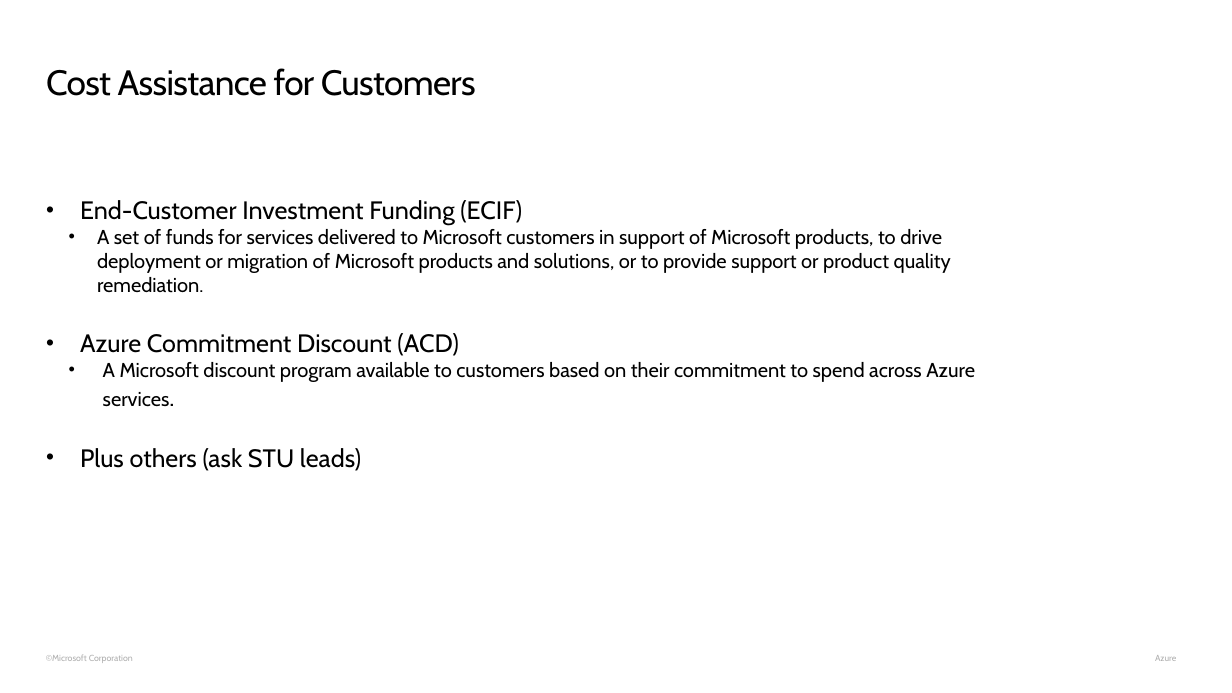
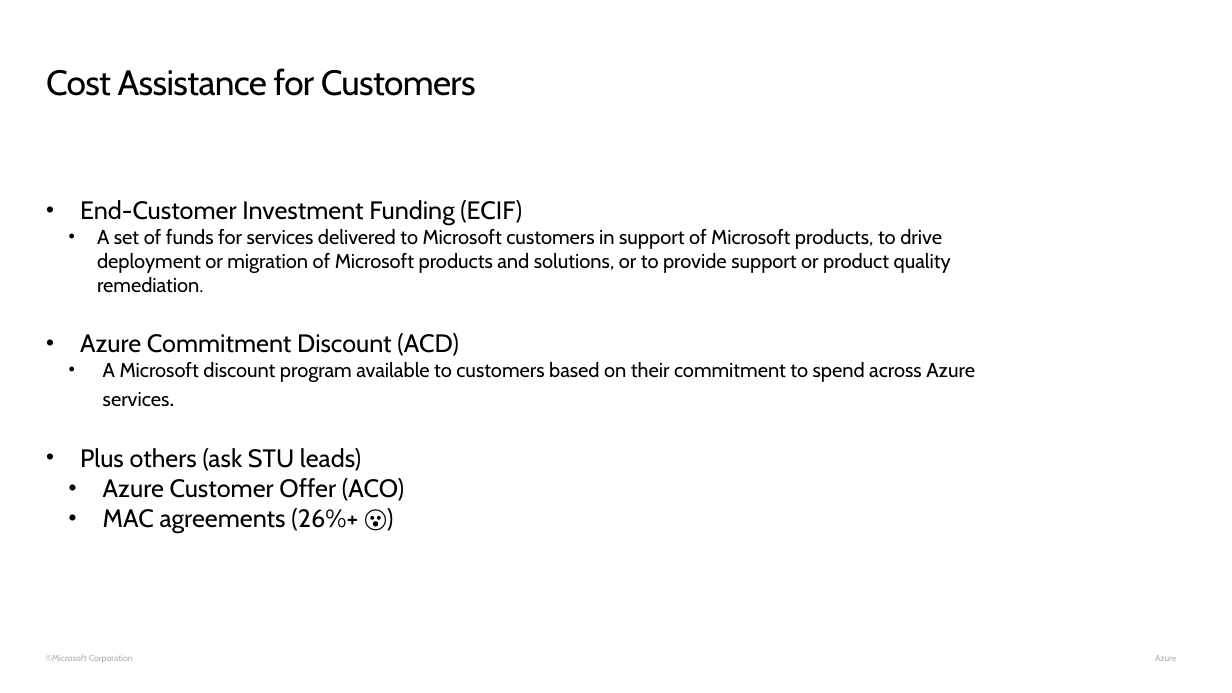
Before and after one commit to rashedtalukder/ai-gbb-learning-shop, a slide deck: slide 3 of pricing/presentation.pptx. Drawn at 1232x693 pixels with LibreOffice and Linux fonts; fonts in the diff are those of the drawing; background and template pictures are left out. Boxes give left, top, right and bottom in pixels: in the first picture for what was removed or moved away, otherwise in the second. Text is boxed around its words. In the diff, an @@ line names an element or a change of style, - is before the commit and + after.

```diff
--- a/pricing/presentation.pptx
+++ b/pricing/presentation.pptx
@@ text at box(103, 478, 404, 533): paragraphs added @@
+  • Azure Customer Offer (ACO)
+  • MAC agreements (26%+ 😮)
```
Also in this commit, not shown: 1 other slide changed, 1 other file.
